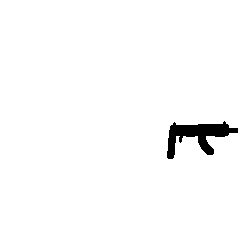
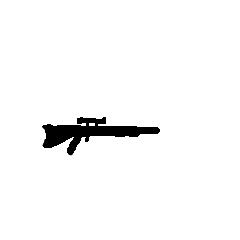
Revision of a layered 240 × 240 image; what changed, layer by layer:
hid "gun copy" over left=167, top=121, right=238, bottom=159
added layer "Sniper" above "pistol.png" over left=42, top=117, right=160, bottom=156
